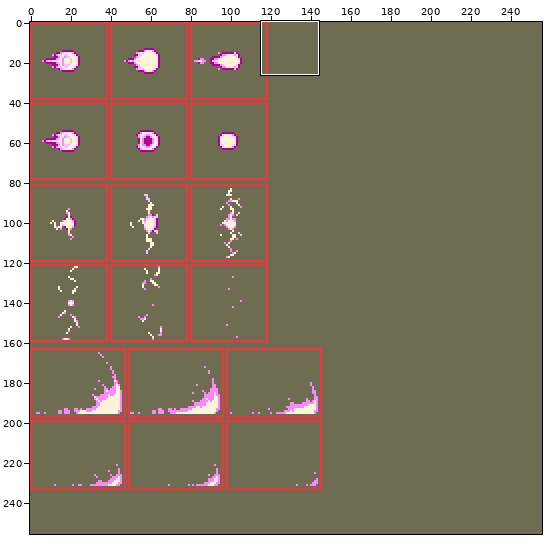
One commit to this sprite sheet: images/effects/milgramshots.png. Above, an overview of the earlier version with the close-up marked.
Close-up. Before the edit:
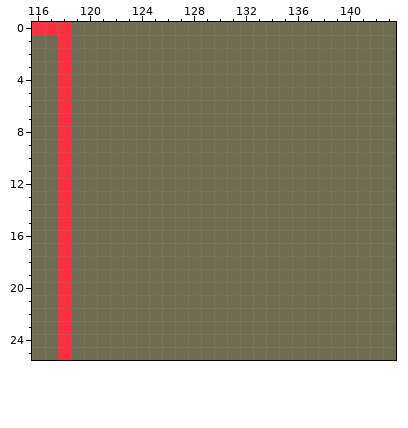
The file is 256x256 pixels. Shown: x 116..143, y 0..25.
After:
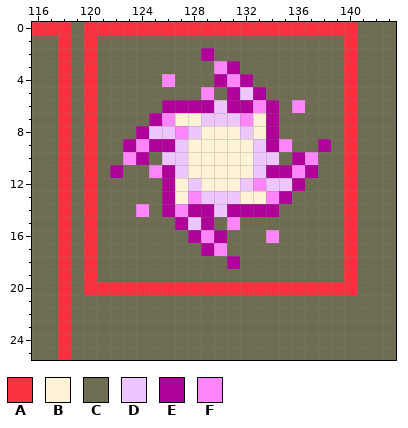
Palette (. is transparent): A #f9303d  B #fff3d7  C #6f6d51  D #eec6ff  E #b0009a  F #ff85fb
Message: Custom graphics for milgram's homing attack.
What changed:
y 0: x 120..140 CCCCCCCCCCCCCCCCCCCCC -> AAAAAAAAAAAAAAAAAAAAA
y 1: x 120 C -> A; x 140 C -> A
y 2: x 120 C -> A; x 129 C -> E; x 140 C -> A
y 3: x 120 C -> A; x 130..131 CC -> FE; x 140 C -> A
y 4: x 120 C -> A; x 126 C -> F; x 130..132 CCC -> EFE; x 140 C -> A
y 5: x 120 C -> A; x 129 C -> F; x 131..133 CCC -> EDE; x 140 C -> A
y 6: x 120 C -> A; x 126..134 CCCCCCCCC -> EEEEDEEFE; x 136 C -> F; x 140 C -> A
y 7: x 120 C -> A; x 125..134 CCCCCCCCCC -> EFBBDDDFBE; x 140 C -> A
y 8: x 120 C -> A; x 124..134 CCCCCCCCCCC -> EDDFDBBBDBE; x 140 C -> A
y 9: x 120 C -> A; x 123..135 CCCCCCCCCCCCC -> EFEEDBBBBBDEF; x 138 C -> E; x 140 C -> A
y 10: x 120 C -> A; x 123..124 CC -> FE; x 126..134 CCCCCCCCC -> DDBBBBBDD; x 136..137 CC -> EF; x 140 C -> A
y 11: x 120 C -> A; x 122 C -> E; x 125..137 CCCCCCCCCCCCC -> FEDBBBBBDEEFE; x 140 C -> A
y 12: x 120 C -> A; x 126..136 CCCCCCCCCCC -> EBDBBBDFDDE; x 140 C -> A
y 13: x 120 C -> A; x 126..135 CCCCCCCCCC -> EBFDDDBBFE; x 140 C -> A
y 14: x 120 C -> A; x 124 C -> F; x 126..134 CCCCCCCCC -> EFEEDEEEE; x 140 C -> A
y 15: x 120 C -> A; x 127..129 CCC -> EDE; x 131 C -> F; x 140 C -> A
y 16: x 120 C -> A; x 128..130 CCC -> EFE; x 134 C -> F; x 140 C -> A
y 17: x 120 C -> A; x 129..130 CC -> EF; x 140 C -> A
y 18: x 120 C -> A; x 131 C -> E; x 140 C -> A
y 19: x 120 C -> A; x 140 C -> A
y 20: x 120..140 CCCCCCCCCCCCCCCCCCCCC -> AAAAAAAAAAAAAAAAAAAAA
